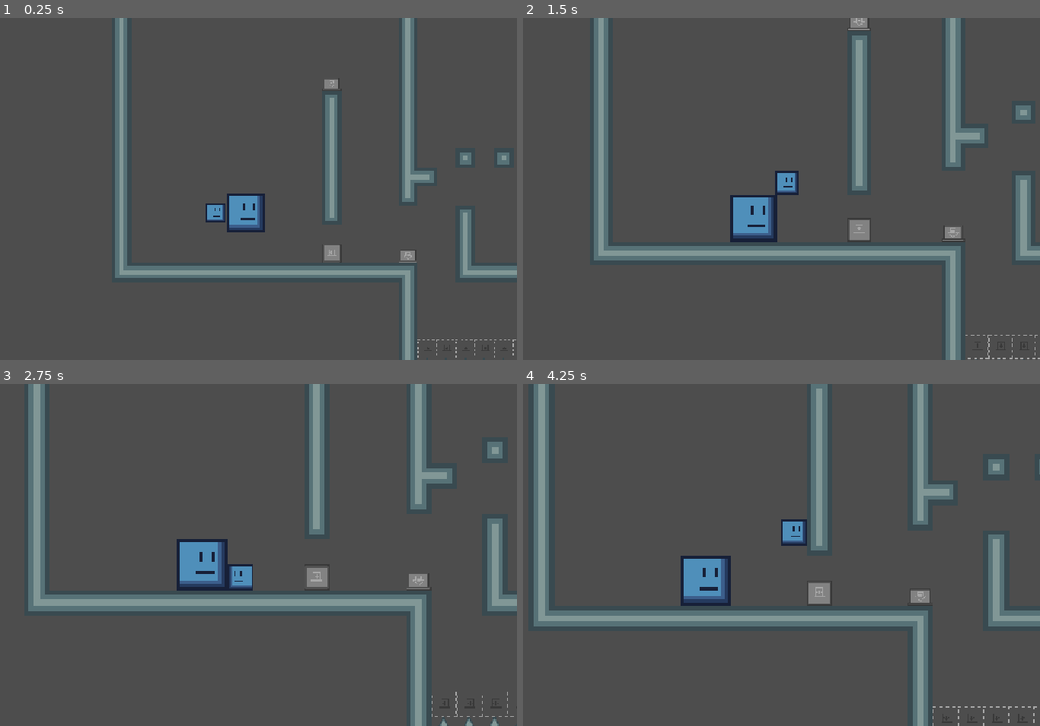
Above: before the commit, frames 1-4 (two rows, left to right).
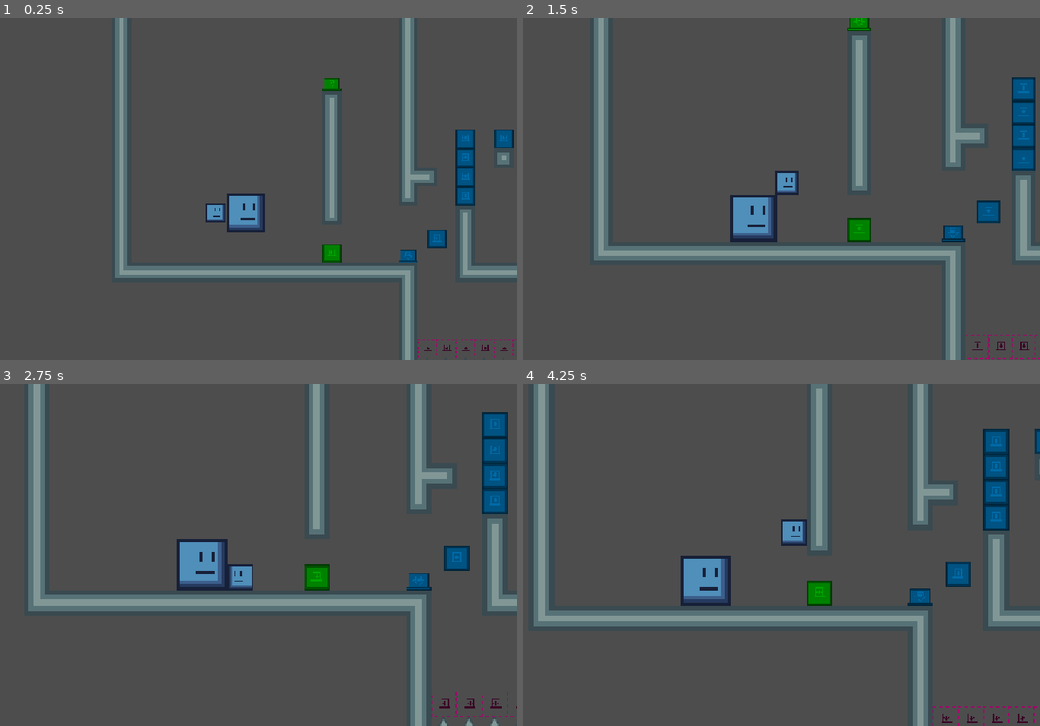
Above: after the commit, the same moments.

Repository: itstntcraft123/small-guy-big-guy
Game: Godot game, scene res://scenes/levels/level8.tscn
The game is run twice, just before and just after one commit, with the same random seed, the same clock (stepped at 60 frames per second) and the same inputs. This scene is started directly instead of the project's main scene.
Inputs (mouse positions are in pixels of both pictures, inside the frame that each line leads up to):
- Up to frame 1 (0.25 s): no input
- Up to frame 2 (1.5 s): tap Enter at 0.5 s; move the mouse to (869, 171) at 0.52 s; hold D (small_right) from 0.53 s (still down); tap Alt at 0.6 s; click (869, 171) at 0.67 s; tap W (small_jump) at 0.77 s; move the mouse to (616, 206) at 1.27 s; tap Shift at 1.35 s
- Up to frame 3 (2.75 s): tap W (small_jump) at 1.52 s; move the mouse to (274, 479) at 2.02 s; release D (small_right) at 2.03 s; hold A (small_left) from 2.03 s (still down); tap Alt at 2.1 s
- Up to frame 4 (4.25 s): move the mouse to (703, 623) at 2.77 s; release A (small_left) at 2.78 s; hold D (small_right) from 2.78 s (still down); tap Shift at 2.85 s; click (703, 623) at 2.92 s; tap W (small_jump) at 3.02, 3.77 s; move the mouse to (915, 606) at 3.52 s; tap Alt at 3.6 s

The runs differ from the first frame. In frame 1, 1.8% of the frame differs, in the area x 62-100%, y 17-100%; in frame 2, 2.3%; in frame 3, 2.6%; in frame 4, 2.7%, in the area x 54-100%, y 13-100%.

Commit message:
linked doors/buttons using new system on existing levels
 - did not do this for levels 11/12/13/14 because idk which doors are linked to what cuz the levels are pretty intrestingly designed

Diff:
--- a/scenes/levels/level10.tscn
+++ b/scenes/levels/level10.tscn
@@ -18,11 +18,11 @@
 
 [node name="buttonGreen" parent="." index="5" unique_id=1331368196 instance=ExtResource("3_mnr30")]
 position = Vector2(720, -64)
-color = null
+color = Color(0, 1, 0, 1)
 
 [node name="DoorGreen" parent="." index="6" unique_id=1193654706 instance=ExtResource("4_yu5ka")]
 position = Vector2(112, 80)
-inverted = false
+color = Color(0, 1, 0, 1)
 
 [node name="Portal" parent="." index="7" unique_id=1527810771 instance=ExtResource("5_0g6gi")]
 position = Vector2(1053, 96)
--- a/scenes/levels/level3.tscn
+++ b/scenes/levels/level3.tscn
@@ -24,18 +24,19 @@
 
 [node name="buttonGreen" parent="." index="6" unique_id=1331368196 instance=ExtResource("3_t275y")]
 position = Vector2(128, 288)
+color = Color(0, 1, 0, 1)
 
 [node name="Door" parent="." index="7" unique_id=1193654706 instance=ExtResource("4_f5jb5")]
 position = Vector2(241, 272)
-inverted = false
+color = Color(0, 1, 0, 1)
 
 [node name="Door2" parent="." index="8" unique_id=1444586212 instance=ExtResource("4_f5jb5")]
 position = Vector2(241, 240)
-inverted = false
+color = Color(0, 1, 0, 1)
 
 [node name="Door3" parent="." index="9" unique_id=1398660262 instance=ExtResource("4_f5jb5")]
 position = Vector2(241, 208)
-inverted = false
+color = Color(0, 1, 0, 1)
 
 [node name="Portal" parent="." index="10" unique_id=1527810771 instance=ExtResource("5_f5jb5")]
 position = Vector2(386, 272)
--- a/scenes/levels/level4.tscn
+++ b/scenes/levels/level4.tscn
@@ -13,18 +13,19 @@
 
 [node name="ButtonBlue" parent="." index="5" unique_id=1331368196 instance=ExtResource("2_rdsj4")]
 position = Vector2(160, 96)
+color = Color(0, 1, 1, 1)
 
 [node name="Door" parent="." index="6" unique_id=1193654706 instance=ExtResource("3_e127x")]
 position = Vector2(257, 16)
-inverted = false
+color = Color(0, 1, 1, 1)
 
 [node name="Door2" parent="." index="7" unique_id=1184006038 instance=ExtResource("3_e127x")]
 position = Vector2(257, 48)
-inverted = false
+color = Color(0, 1, 1, 1)
 
 [node name="Door3" parent="." index="8" unique_id=1828789075 instance=ExtResource("3_e127x")]
 position = Vector2(257, 80)
-inverted = false
+color = Color(0, 1, 1, 1)
 
 [node name="Label" type="Label" parent="." index="9" unique_id=238649676]
 offset_left = 40.0
--- a/scenes/levels/level5.tscn
+++ b/scenes/levels/level5.tscn
@@ -13,18 +13,19 @@
 
 [node name="ButtonPurple" parent="." index="5" unique_id=1331368196 instance=ExtResource("2_0yael")]
 position = Vector2(176, 128)
+color = Color(1, 0.23529412, 1, 1)
 
 [node name="Door" parent="." index="6" unique_id=1193654706 instance=ExtResource("3_v1pya")]
 position = Vector2(253, 48)
-inverted = false
+color = Color(1, 0.23529412, 1, 1)
 
 [node name="Door2" parent="." index="7" unique_id=1120397437 instance=ExtResource("3_v1pya")]
 position = Vector2(253, 80)
-inverted = false
+color = Color(1, 0.23529412, 1, 1)
 
 [node name="Door3" parent="." index="8" unique_id=1867494556 instance=ExtResource("3_v1pya")]
 position = Vector2(253, 112)
-inverted = false
+color = Color(1, 0.23529412, 1, 1)
 
 [node name="Label" type="Label" parent="." index="9" unique_id=1257942363]
 offset_left = 101.0
--- a/scenes/levels/level6.tscn
+++ b/scenes/levels/level6.tscn
@@ -12,7 +12,7 @@
 [node name="TileMapLayer" parent="." index="3" unique_id=752737559]
 tile_map_data = PackedByteArray("AAD7//f/AAAAAAEAAAD7//j/AAAAAAEAAAD7//n/AAAAAAEAAAD7//r/AAAAAAEAAAD7//v/AAAAAAEAAAD7// …(1056 unchanged characters)…
 
-[node name="Label" type="Label" parent="." index="6" unique_id=1366170197]
+[node name="Label" type="Label" parent="." index="5" unique_id=1366170197]
 offset_left = 191.0
 offset_top = 80.0
 offset_right = 448.0
@@ -23,50 +23,57 @@
 and the \"door\" appears!"
 horizontal_alignment = 1
 
-[node name="antiButton" parent="." index="7" unique_id=1331368196 instance=ExtResource("3_75k5w")]
+[node name="antiButton" parent="." index="6" unique_id=1331368196 instance=ExtResource("3_75k5w")]
 position = Vector2(208, 192)
+color = Color(1, 1, 0, 1)
 
-[node name="antiDoor" parent="." index="8" unique_id=1193654706 instance=ExtResource("4_nlk6b")]
+[node name="antiDoor" parent="." index="7" unique_id=1193654706 instance=ExtResource("4_nlk6b")]
 position = Vector2(272, 208)
+color = Color(1, 1, 0, 1)
 inverted = true
 
-[node name="antiDoor2" parent="." index="9" unique_id=888963891 instance=ExtResource("4_nlk6b")]
+[node name="antiDoor2" parent="." index="8" unique_id=888963891 instance=ExtResource("4_nlk6b")]
 position = Vector2(304, 208)
+color = Color(1, 1, 0, 1)
 inverted = true
 
-[node name="antiDoor3" parent="." index="10" unique_id=459496708 instance=ExtResource("4_nlk6b")]
+[node name="antiDoor3" parent="." index="9" unique_id=459496708 instance=ExtResource("4_nlk6b")]
 position = Vector2(336, 208)
+color = Color(1, 1, 0, 1)
 inverted = true
 
-[node name="antiDoor4" parent="." index="11" unique_id=1682649427 instance=ExtResource("4_nlk6b")]
+[node name="antiDoor4" parent="." index="10" unique_id=1682649427 instance=ExtResource("4_nlk6b")]
 position = Vector2(368, 208)
+color = Color(1, 1, 0, 1)
 inverted = true
 
-[node name="antiDoor5" parent="." index="12" unique_id=444396028 instance=ExtResource("4_nlk6b")]
+[node name="antiDoor5" parent="." index="11" unique_id=444396028 instance=ExtResource("4_nlk6b")]
 position = Vector2(400, 208)
+color = Color(1, 1, 0, 1)
 inverted = true
 
-[node name="antiDoor6" parent="." index="13" unique_id=517437912 instance=ExtResource("4_nlk6b")]
+[node name="antiDoor6" parent="." index="12" unique_id=517437912 instance=ExtResource("4_nlk6b")]
 position = Vector2(432, 208)
+color = Color(1, 1, 0, 1)
 inverted = true
 
-[node name="Portal" parent="." index="14" unique_id=1527810771 instance=ExtResource("5_ntw4r")]
+[node name="Portal" parent="." index="13" unique_id=1527810771 instance=ExtResource("5_ntw4r")]
 position = Vector2(563, 176)
 
-[node name="Spike" parent="." index="15" unique_id=925223878 instance=ExtResource("6_75k5w")]
+[node name="Spike" parent="." index="14" unique_id=925223878 instance=ExtResource("6_75k5w")]
 position = Vector2(272, 240)
 
-[node name="Spike2" parent="." index="16" unique_id=2033086597 instance=ExtResource("6_75k5w")]
+[node name="Spike2" parent="." index="15" unique_id=2033086597 instance=ExtResource("6_75k5w")]
 position = Vector2(304, 240)
 
-[node name="Spike3" parent="." index="17" unique_id=1696708953 instance=ExtResource("6_75k5w")]
+[node name="Spike3" parent="." index="16" unique_id=1696708953 instance=ExtResource("6_75k5w")]
 position = Vector2(336, 240)
 
-[node name="Spike4" parent="." index="18" unique_id=1958338948 instance=ExtResource("6_75k5w")]
+[node name="Spike4" parent="." index="17" unique_id=1958338948 instance=ExtResource("6_75k5w")]
 position = Vector2(368, 240)
 
-[node name="Spike5" parent="." index="19" unique_id=828175134 instance=ExtResource("6_75k5w")]
+[node name="Spike5" parent="." index="18" unique_id=828175134 instance=ExtResource("6_75k5w")]
 position = Vector2(400, 240)
 
-[node name="Spike6" parent="." index="20" unique_id=1161249580 instance=ExtResource("6_75k5w")]
+[node name="Spike6" parent="." index="19" unique_id=1161249580 instance=ExtResource("6_75k5w")]
 position = Vector2(432, 240)
--- a/scenes/levels/level7.tscn
+++ b/scenes/levels/level7.tscn
@@ -37,14 +37,15 @@
 
 [node name="small_button" parent="." index="13" unique_id=1331368196 instance=ExtResource("3_un2t2")]
 position = Vector2(528, 224)
+color = Color(0, 1, 0, 1)
 
 [node name="Door" parent="." index="14" unique_id=1193654706 instance=ExtResource("4_8ipv8")]
 position = Vector2(272, 176)
-inverted = false
+color = Color(0, 1, 0, 1)
 
 [node name="Door2" parent="." index="15" unique_id=368274457 instance=ExtResource("4_8ipv8")]
 position = Vector2(368, 176)
-inverted = false
+color = Color(0, 1, 0, 1)
 
 [node name="Portal" parent="." index="16" unique_id=1527810771 instance=ExtResource("5_62n21")]
 position = Vector2(671, 208)
--- a/scenes/levels/level8.tscn
+++ b/scenes/levels/level8.tscn
@@ -13,130 +13,136 @@
 [node name="TileMapLayer" parent="." index="3" unique_id=752737559]
 tile_map_data = PackedByteArray("AAD8/wQAAAACAAMAAAD9/wQAAAACAAMAAAD+/wQAAAACAAMAAAD//wQAAAACAAMAAAAAAAQAAAACAAMAAAABAA …(2016 unchanged characters)…
 
-[node name="buttonGreen" parent="." index="6" unique_id=1331368196 instance=ExtResource("2_jbeo8")]
+[node name="buttonGreen" parent="." index="5" unique_id=1331368196 instance=ExtResource("2_jbeo8")]
 position = Vector2(208, -160)
+color = Color(0, 1, 0, 1)
 
-[node name="DoorGreen" parent="." index="7" unique_id=1193654706 instance=ExtResource("3_rrpq3")]
+[node name="DoorGreen" parent="." index="6" unique_id=1193654706 instance=ExtResource("3_rrpq3")]
 position = Vector2(208, 112)
-inverted = false
+color = Color(0, 1, 0, 1)
 
-[node name="ButtonBlue" parent="." index="8" unique_id=1515362360 instance=ExtResource("4_rrpq3")]
+[node name="ButtonBlue" parent="." index="7" unique_id=1515362360 instance=ExtResource("4_rrpq3")]
 position = Vector2(336, 128)
+color = Color(0, 0.63529414, 1, 1)
 
-[node name="DoorBlue" parent="." index="9" unique_id=2132033894 instance=ExtResource("3_rrpq3")]
+[node name="DoorBlue" parent="." index="8" unique_id=2132033894 instance=ExtResource("3_rrpq3")]
 position = Vector2(432, 16)
-color = 1
-inverted = false
+color = Color(0, 0.63529414, 1, 1)
 
-[node name="DoorBlue6" parent="." index="10" unique_id=1523796313 instance=ExtResource("3_rrpq3")]
+[node name="DoorBlue6" parent="." index="9" unique_id=1523796313 instance=ExtResource("3_rrpq3")]
 position = Vector2(432, -16)
-color = 1
-inverted = false
+color = Color(0, 0.63529414, 1, 1)
 
-[node name="DoorBlue7" parent="." index="11" unique_id=2023517682 instance=ExtResource("3_rrpq3")]
+[node name="DoorBlue7" parent="." index="10" unique_id=2023517682 instance=ExtResource("3_rrpq3")]
 position = Vector2(432, -48)
-color = 1
-inverted = false
+color = Color(0, 0.63529414, 1, 1)
 
-[node name="DoorBlue8" parent="." index="12" unique_id=1275801032 instance=ExtResource("3_rrpq3")]
+[node name="DoorBlue8" parent="." index="11" unique_id=1275801032 instance=ExtResource("3_rrpq3")]
 position = Vector2(432, -80)
-color = 1
-inverted = false
+color = Color(0, 0.63529414, 1, 1)
 
-[node name="DoorBlue5" parent="." index="13" unique_id=1348438386 instance=ExtResource("3_rrpq3")]
+[node name="DoorBlue5" parent="." index="12" unique_id=1348438386 instance=ExtResource("3_rrpq3")]
 position = Vector2(384, 88)
-color = 1
-inverted = false
+color = Color(0, 0.63529414, 1, 1)
 
-[node name="DoorBlue3" parent="." index="14" unique_id=966809206 instance=ExtResource("3_rrpq3")]
+[node name="DoorBlue3" parent="." index="13" unique_id=966809206 instance=ExtResource("3_rrpq3")]
 position = Vector2(496, -80)
-color = 1
-inverted = false
+color = Color(0, 0.63529414, 1, 1)
 
-[node name="DoorBlue4" parent="." index="15" unique_id=1965798646 instance=ExtResource("3_rrpq3")]
+[node name="DoorBlue4" parent="." index="14" unique_id=1965798646 instance=ExtResource("3_rrpq3")]
 position = Vector2(560, -112)
-color = 1
-inverted = false
+color = Color(0, 0.63529414, 1, 1)
 
-[node name="Portal" parent="." index="16" unique_id=1527810771 instance=ExtResource("5_mdxo6")]
+[node name="Portal" parent="." index="15" unique_id=1527810771 instance=ExtResource("5_mdxo6")]
 position = Vector2(890.0395, 87.80643)
 
-[node name="DoorAnti" parent="." index="17" unique_id=39009999 instance=ExtResource("3_rrpq3")]
+[node name="DoorAnti" parent="." index="16" unique_id=39009999 instance=ExtResource("3_rrpq3")]
 position = Vector2(368, 272)
+color = Color(1, 0, 0.6392157, 1)
 inverted = true
 
-[node name="DoorAnti2" parent="." index="18" unique_id=1313414859 instance=ExtResource("3_rrpq3")]
+[node name="DoorAnti2" parent="." index="17" unique_id=1313414859 instance=ExtResource("3_rrpq3")]
 position = Vector2(400, 272)
+color = Color(1, 0, 0.6392157, 1)
 inverted = true
 
-[node name="DoorAnti3" parent="." index="19" unique_id=2070179555 instance=ExtResource("3_rrpq3")]
+[node name="DoorAnti3" parent="." index="18" unique_id=2070179555 instance=ExtResource("3_rrpq3")]
 position = Vector2(432, 272)
+color = Color(1, 0, 0.6392157, 1)
 inverted = true
 
-[node name="DoorAnti4" parent="." index="20" unique_id=897429754 instance=ExtResource("3_rrpq3")]
+[node name="DoorAnti4" parent="." index="19" unique_id=897429754 instance=ExtResource("3_rrpq3")]
 position = Vector2(464, 272)
+color = Color(1, 0, 0.6392157, 1)
 inverted = true
 
-[node name="DoorAnti5" parent="." index="21" unique_id=762475385 instance=ExtResource("3_rrpq3")]
+[node name="DoorAnti5" parent="." index="20" unique_id=762475385 instance=ExtResource("3_rrpq3")]
 position = Vector2(496, 272)
+color = Color(1, 0, 0.6392157, 1)
 inverted = true
 
-[node name="DoorAnti6" parent="." index="22" unique_id=1721595475 instance=ExtResource("3_rrpq3")]
+[node name="DoorAnti6" parent="." index="21" unique_id=1721595475 instance=ExtResource("3_rrpq3")]
 position = Vector2(528, 272)
+color = Color(1, 0, 0.6392157, 1)
 inverted = true
 
-[node name="DoorAnti7" parent="." index="23" unique_id=1952196771 instance=ExtResource("3_rrpq3")]
+[node name="DoorAnti7" parent="." index="22" unique_id=1952196771 instance=ExtResource("3_rrpq3")]
 position = Vector2(560, 272)
+color = Color(1, 0, 0.6392157, 1)
 inverted = true
 
-[node name="DoorAnti8" parent="." index="24" unique_id=1599490106 instance=ExtResource("3_rrpq3")]
+[node name="DoorAnti8" parent="." index="23" unique_id=1599490106 instance=ExtResource("3_rrpq3")]
 position = Vector2(592, 272)
+color = Color(1, 0, 0.6392157, 1)
 inverted = true
 
-[node name="DoorAnti9" parent="." index="25" unique_id=22301334 instance=ExtResource("3_rrpq3")]
+[node name="DoorAnti9" parent="." index="24" unique_id=22301334 instance=ExtResource("3_rrpq3")]
 position = Vector2(624, 272)
+color = Color(1, 0, 0.6392157, 1)
 inverted = true
 
-[node name="DoorAnti10" parent="." index="26" unique_id=306269610 instance=ExtResource("3_rrpq3")]
+[node name="DoorAnti10" parent="." index="25" unique_id=306269610 instance=ExtResource("3_rrpq3")]
 position = Vector2(656, 272)
+color = Color(1, 0, 0.6392157, 1)
 inverted = true
 
-[node name="DoorAnti11" parent="." index="27" unique_id=2079809872 instance=ExtResource("3_rrpq3")]
+[node name="DoorAnti11" parent="." index="26" unique_id=2079809872 instance=ExtResource("3_rrpq3")]
 position = Vector2(688, 272)
-inverted = true
+color = Color(1, 0, 0.6392157, 1)
 
-[node name="Spike" parent="." index="28" unique_id=925223878 instance=ExtResource("6_ujtvf")]
+[node name="Spike" parent="." index="27" unique_id=925223878 instance=ExtResource("6_ujtvf")]
 position = Vector2(368, 304)
 
-[node name="Spike2" parent="." index="29" unique_id=1043160524 instance=ExtResource("6_ujtvf")]
+[node name="Spike2" parent="." index="28" unique_id=1043160524 instance=ExtResource("6_ujtvf")]
 position = Vector2(400, 304)
 
-[node name="Spike3" parent="." index="30" unique_id=2108345078 instance=ExtResource("6_ujtvf")]
+[node name="Spike3" parent="." index="29" unique_id=2108345078 instance=ExtResource("6_ujtvf")]
 position = Vector2(432, 304)
 
-[node name="Spike4" parent="." index="31" unique_id=1272469105 instance=ExtResource("6_ujtvf")]
+[node name="Spike4" parent="." index="30" unique_id=1272469105 instance=ExtResource("6_ujtvf")]
 position = Vector2(464, 304)
 
-[node name="Spike5" parent="." index="32" unique_id=1651150741 instance=ExtResource("6_ujtvf")]
+[node name="Spike5" parent="." index="31" unique_id=1651150741 instance=ExtResource("6_ujtvf")]
 position = Vector2(496, 304)
 
-[node name="Spike6" parent="." index="33" unique_id=1893333101 instance=ExtResource("6_ujtvf")]
+[node name="Spike6" parent="." index="32" unique_id=1893333101 instance=ExtResource("6_ujtvf")]
 position = Vector2(528, 304)
 
-[node name="Spike7" parent="." index="34" unique_id=211288377 instance=ExtResource("6_ujtvf")]
+[node name="Spike7" parent="." index="33" unique_id=211288377 instance=ExtResource("6_ujtvf")]
 position = Vector2(560, 304)
 
-[node name="Spike8" parent="." index="35" unique_id=905468075 instance=ExtResource("6_ujtvf")]
+[node name="Spike8" parent="." index="34" unique_id=905468075 instance=ExtResource("6_ujtvf")]
 position = Vector2(592, 304)
 
-[node name="Spike9" parent="." index="36" unique_id=198436245 instance=ExtResource("6_ujtvf")]
+[node name="Spike9" parent="." index="35" unique_id=198436245 instance=ExtResource("6_ujtvf")]
 position = Vector2(624, 304)
 
-[node name="Spike10" parent="." index="37" unique_id=345844567 instance=ExtResource("6_ujtvf")]
+[node name="Spike10" parent="." index="36" unique_id=345844567 instance=ExtResource("6_ujtvf")]
 position = Vector2(656, 304)
 
-[node name="Spike11" parent="." index="38" unique_id=1900179125 instance=ExtResource("6_ujtvf")]
+[node name="Spike11" parent="." index="37" unique_id=1900179125 instance=ExtResource("6_ujtvf")]
 position = Vector2(688, 304)
 
-[node name="antiButton" parent="." index="39" unique_id=123782241 instance=ExtResource("7_h1dae")]
+[node name="antiButton" parent="." index="38" unique_id=123782241 instance=ExtResource("7_h1dae")]
 position = Vector2(656, -96)
+color = Color(1, 0, 0.6392157, 1)
--- a/scenes/levels/level9.tscn
+++ b/scenes/levels/level9.tscn
@@ -18,56 +18,61 @@
 [node name="TileMapLayer" parent="." index="3" unique_id=752737559]
 tile_map_data = PackedByteArray("AAD7/wQAAAACAAMAAAD8/wQAAAACAAMAAAD9/wQAAAACAAMAAAD+/wQAAAACAAMAAAD//wQAAAACAAMAAAAAAA …(1824 unchanged characters)…
 
-[node name="Portal" parent="." index="6" unique_id=1527810771 instance=ExtResource("2_ujtvf")]
+[node name="Portal" parent="." index="5" unique_id=1527810771 instance=ExtResource("2_ujtvf")]
 position = Vector2(592, 112)
 
-[node name="Door6" parent="." index="7" unique_id=1866936365 instance=ExtResource("3_h1dae")]
+[node name="Door6" parent="." index="6" unique_id=1866936365 instance=ExtResource("3_h1dae")]
 position = Vector2(784, 144)
-inverted = false
+color = Color(0, 1, 0, 1)
 
-[node name="Door8" parent="." index="8" unique_id=1493438535 instance=ExtResource("3_h1dae")]
+[node name="Door8" parent="." index="7" unique_id=1493438535 instance=ExtResource("3_h1dae")]
 position = Vector2(816, 144)
-inverted = false
+color = Color(0, 1, 0, 1)
 
-[node name="Door9" parent="." index="9" unique_id=8665650 instance=ExtResource("3_h1dae")]
+[node name="Door9" parent="." index="8" unique_id=8665650 instance=ExtResource("3_h1dae")]
 position = Vector2(848, 144)
-inverted = false
+color = Color(0, 1, 0, 1)
 
-[node name="Door10" parent="." index="10" unique_id=2037211446 instance=ExtResource("3_h1dae")]
+[node name="Door10" parent="." index="9" unique_id=2037211446 instance=ExtResource("3_h1dae")]
 position = Vector2(880, 144)
-inverted = false
+color = Color(0, 1, 0, 1)
 
-[node name="buttonGreen" parent="." index="11" unique_id=1331368196 instance=ExtResource("4_infop")]
+[node name="buttonGreen" parent="." index="10" unique_id=1331368196 instance=ExtResource("4_infop")]
 position = Vector2(496, -192)
+color = Color(0, 1, 0, 1)
 
-[node name="Door4" parent="." index="12" unique_id=319997460 instance=ExtResource("3_h1dae")]
+[node name="Door4" parent="." index="11" unique_id=319997460 instance=ExtResource("3_h1dae")]
 position = Vector2(400, 144)
-color = 1
-inverted = false
+color = Color(0, 1, 1, 1)
 
-[node name="Door5" parent="." index="13" unique_id=1917046444 instance=ExtResource("3_h1dae")]
+[node name="Door5" parent="." index="12" unique_id=1917046444 instance=ExtResource("3_h1dae")]
 position = Vector2(432, 144)
-color = 1
-inverted = false
+color = Color(0, 1, 1, 1)
 
-[node name="ButtonBlue" parent="." index="14" unique_id=652138413 instance=ExtResource("5_s4x5n")]
+[node name="ButtonBlue" parent="." index="13" unique_id=652138413 instance=ExtResource("5_s4x5n")]
 position = Vector2(-208, 256)
+color = Color(0, 1, 1, 1)
 
-[node name="antiButton" parent="." index="15" unique_id=1777467108 instance=ExtResource("6_8kjvp")]
+[node name="antiButton" parent="." index="14" unique_id=1777467108 instance=ExtResource("6_8kjvp")]
 position = Vector2(416, 256)
+color = Color(1, 0, 0.6392157, 1)
 
-[node name="Door7" parent="." index="16" unique_id=1528023479 instance=ExtResource("3_h1dae")]
+[node name="Door7" parent="." index="15" unique_id=1528023479 instance=ExtResource("3_h1dae")]
 position = Vector2(-272, 208)
+color = Color(1, 0, 0.6392157, 1)
 inverted = true
 
-[node name="Door3" parent="." index="17" unique_id=1488638056 instance=ExtResource("3_h1dae")]
+[node name="Door3" parent="." index="16" unique_id=1488638056 instance=ExtResource("3_h1dae")]
 position = Vector2(208, -80)
+color = Color(1, 0, 0.6392157, 1)
 inverted = true
 
-[node name="Door11" parent="." index="18" unique_id=1251507211 instance=ExtResource("3_h1dae")]
+[node name="Door11" parent="." index="17" unique_id=1251507211 instance=ExtResource("3_h1dae")]
 position = Vector2(-48, 80)
+color = Color(1, 0, 0.6392157, 1)
 inverted = true
 
-[node name="Door12" parent="." index="19" unique_id=1423270347 instance=ExtResource("3_h1dae")]
+[node name="Door12" parent="." index="18" unique_id=1423270347 instance=ExtResource("3_h1dae")]
 position = Vector2(24, 16)
+color = Color(1, 0, 0.6392157, 1)
 inverted = true
